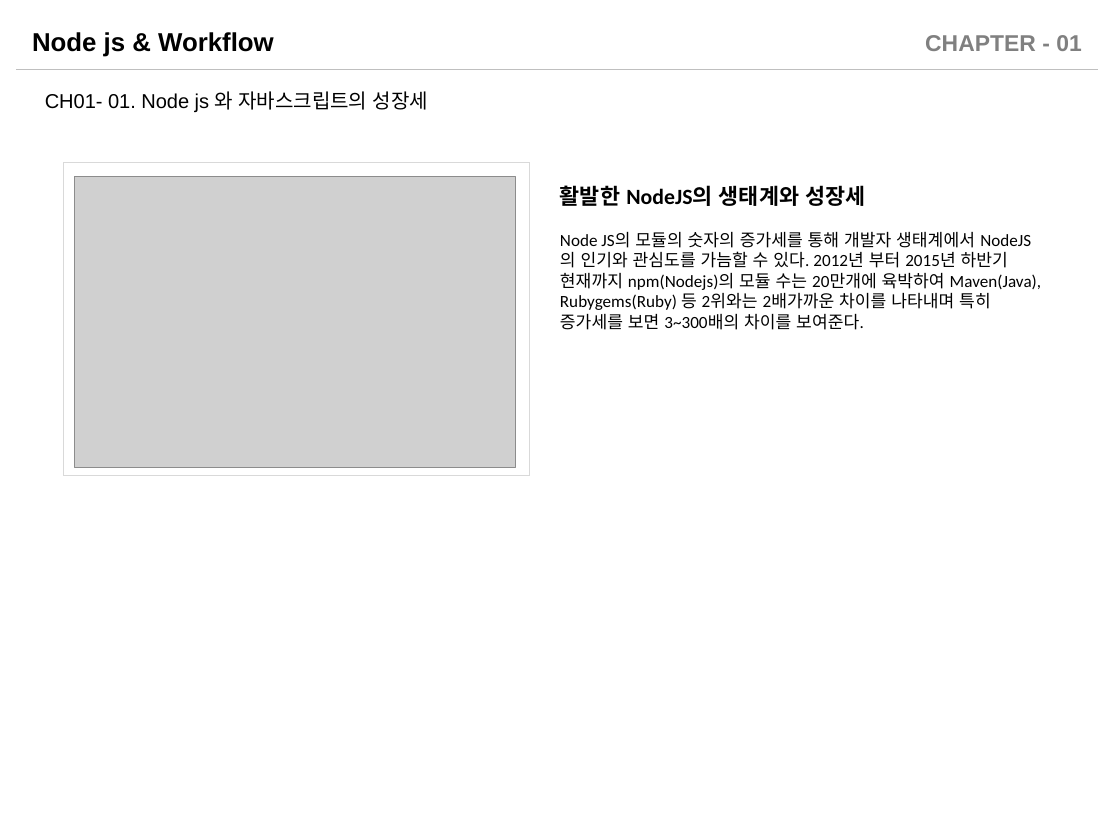
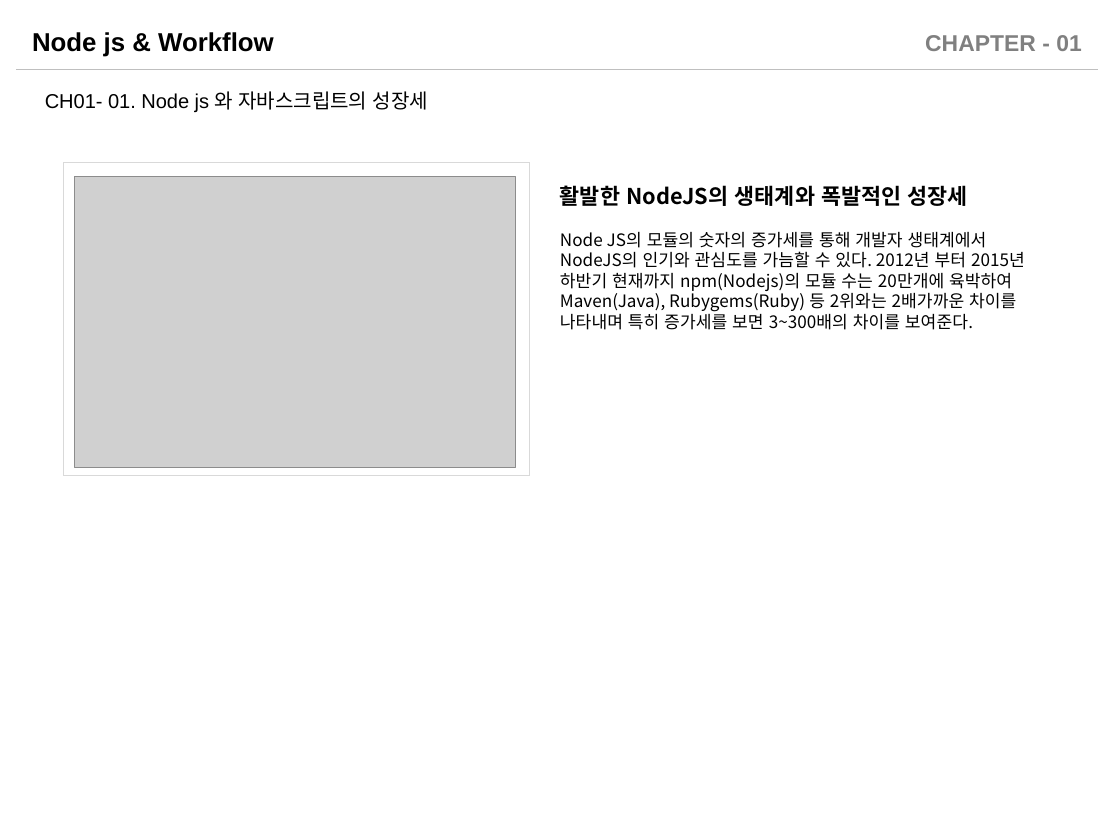
Before and after one commit to sabin21/NodeJS_Workflow_Study, a slide deck: slide 4 of CH01_Nodejs_Intro.pptx. Drawn at 1120x840 pixels with LibreOffice and Linux fonts; fonts in the diff are those of the drawing; grey boxes stand for pictures. Boxes give left, top, right and bottom in pixels: in the first picture for what was removed or moved away, otherwise in the second. Text is boxed around its words. In the diff, an @@ line names an element or a change of style, - is before the commit and + after.

Commit message:
문서들 부분적인 추가 및 수정

```diff
--- a/CH01_Nodejs_Intro.pptx
+++ b/CH01_Nodejs_Intro.pptx
@@ text at bbox=[560, 185, 1025, 330]: text changed; font Calibri to Noto Sans CJK KR @@
-활발한 NodeJS의 생태계와 성장세
-Node JS의 모듈의 숫자의 증가세를 통해 개발자 생태계에서 NodeJS의 인기와 관심도를 가늠할 수 있다. 2012년 부터 2015년 하반기 현재까지 npm(Nodejs)의 모듈 수는 20만개에 육박하여 Maven(Java), Rubygems(Ruby) 등 2위와는 2배가까운 차이를 나타내며 특히 증가세를 보면 3~300배의 차이를 보여준다.
+활발한 NodeJS의 생태계와 폭발적인 성장세
+Node JS의 모듈의 숫자의 증가세를 통해 개발자 생태계에서 NodeJS의 인기와 관심도를 가늠할 수 있다. 2012년 부터 2015년 하반기 현재까지 npm(Nodejs)의 모듈 수는 20만개에 육박하여 Maven(Java), Rubygems(Ruby) 등 2위와는 2배가까운 차이를 나타내며 특히 증가세를 보면 3~300배의 차이를 보여준다.
```
Also in this commit, not shown: 11 other slides changed, 2 slides added, 2 other files.
